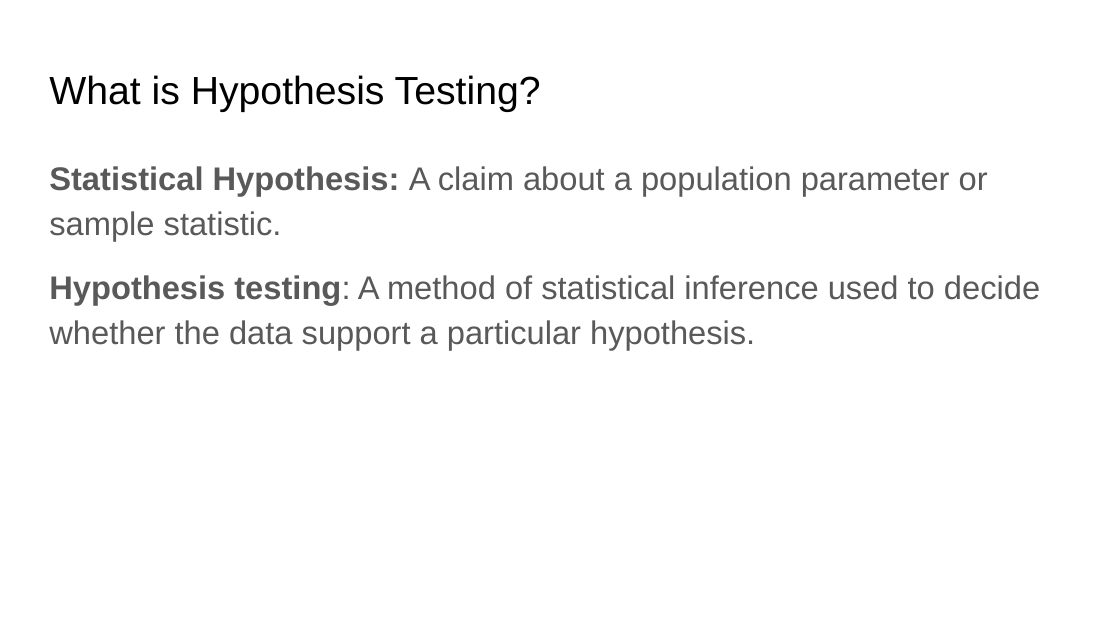
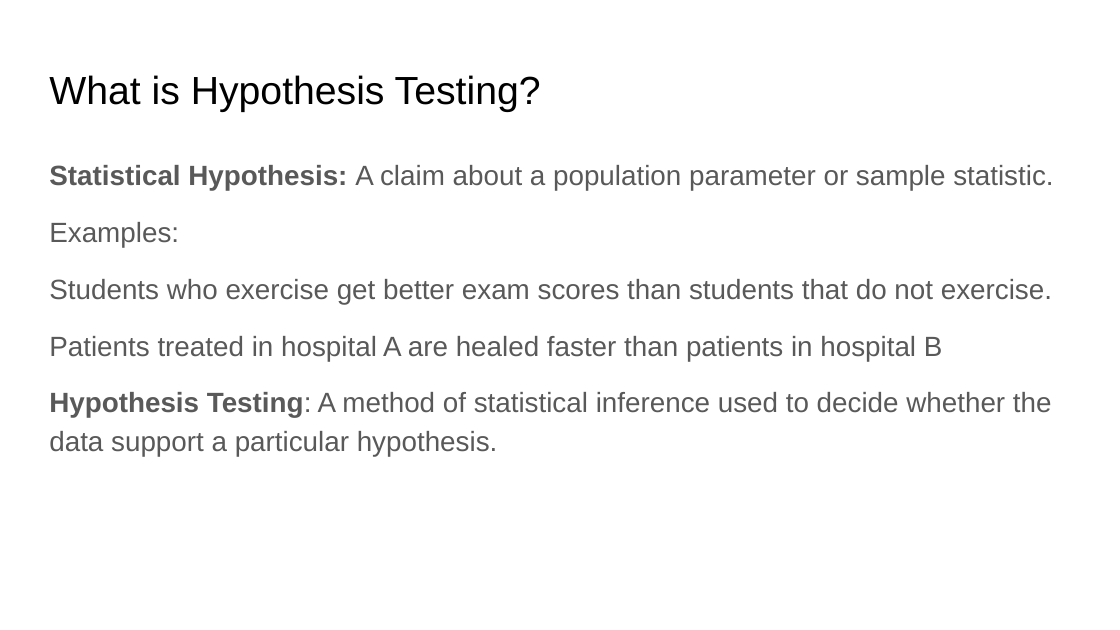
Before and after one commit to rjwrobel86/Python4Statistics, a slide deck: slide 2 of Non-Python Stats Stuff/Slides/Hypothesis Testing.pptx. Drawn at 1120x630 pixels with LibreOffice and Linux fonts; fonts in the diff are those of the drawing. Boxes give left, top, right and bottom in pixels: in the first picture for what was removed or moved away, otherwise in the second. Text is boxed around its words. In the diff, an @@ line names an element or a change of style, - is before the commit and + after.

```diff
--- a/Non-Python Stats Stuff/Slides/Hypothesis Testing.pptx
+++ b/Non-Python Stats Stuff/Slides/Hypothesis Testing.pptx
@@ text at (49,165,1053,190): size 21 to 17.9 pt in "Statistical Hypothesis: A claim about a population ..." @@
@@ text at (49,222,1052,456): text changed; size 21 to 17.9 pt @@
-Hypothesis testing: A method of statistical inference used to decide whether the data support a particular hypothesis.
+Examples:
+Students who exercise get better exam scores than students that do not exercise.
+Patients treated in hospital A are healed faster than patients in hospital B
+Hypothesis Testing: A method of statistical inference used to decide whether the data support a particular hypothesis.
```
Also in this commit, not shown: 14 other slides changed, 7 slides added, 27 other files.
